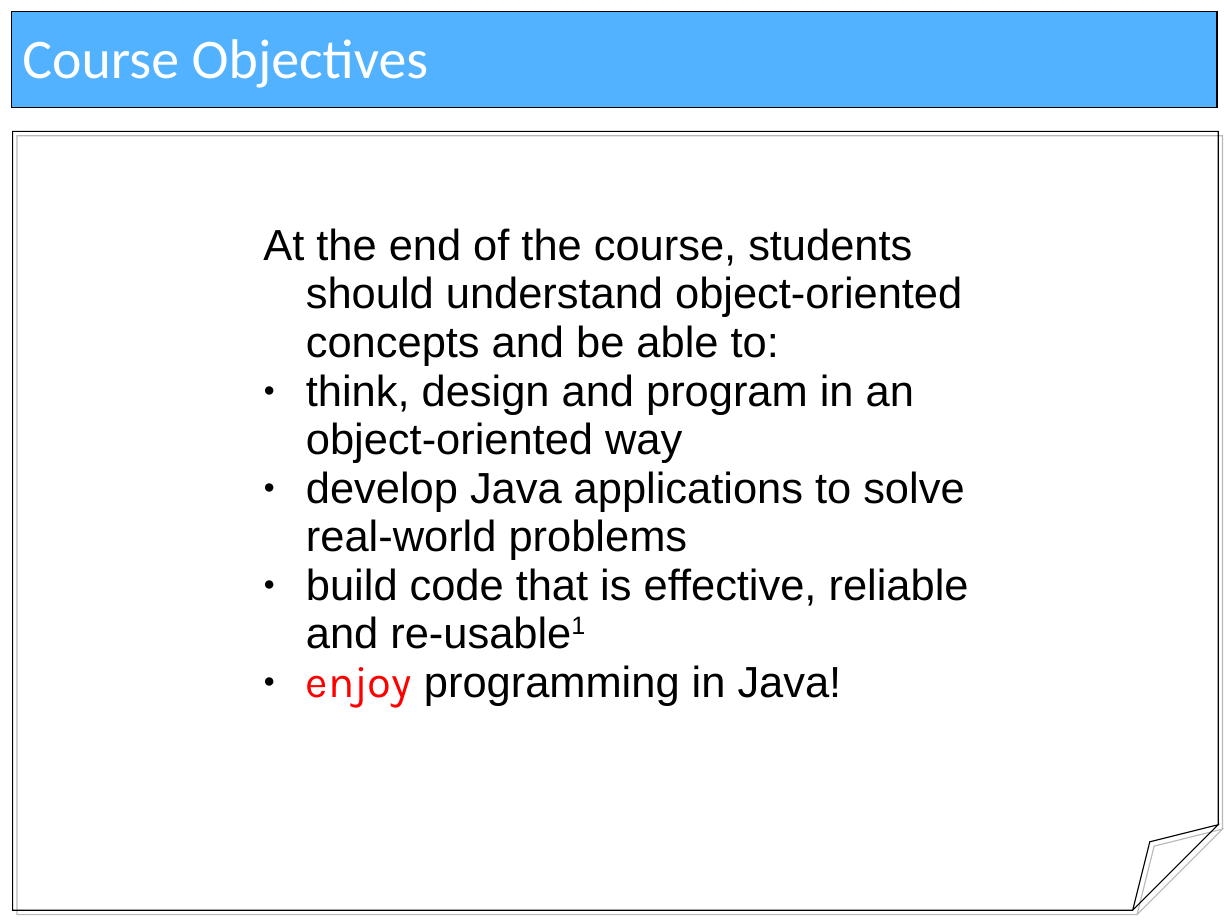
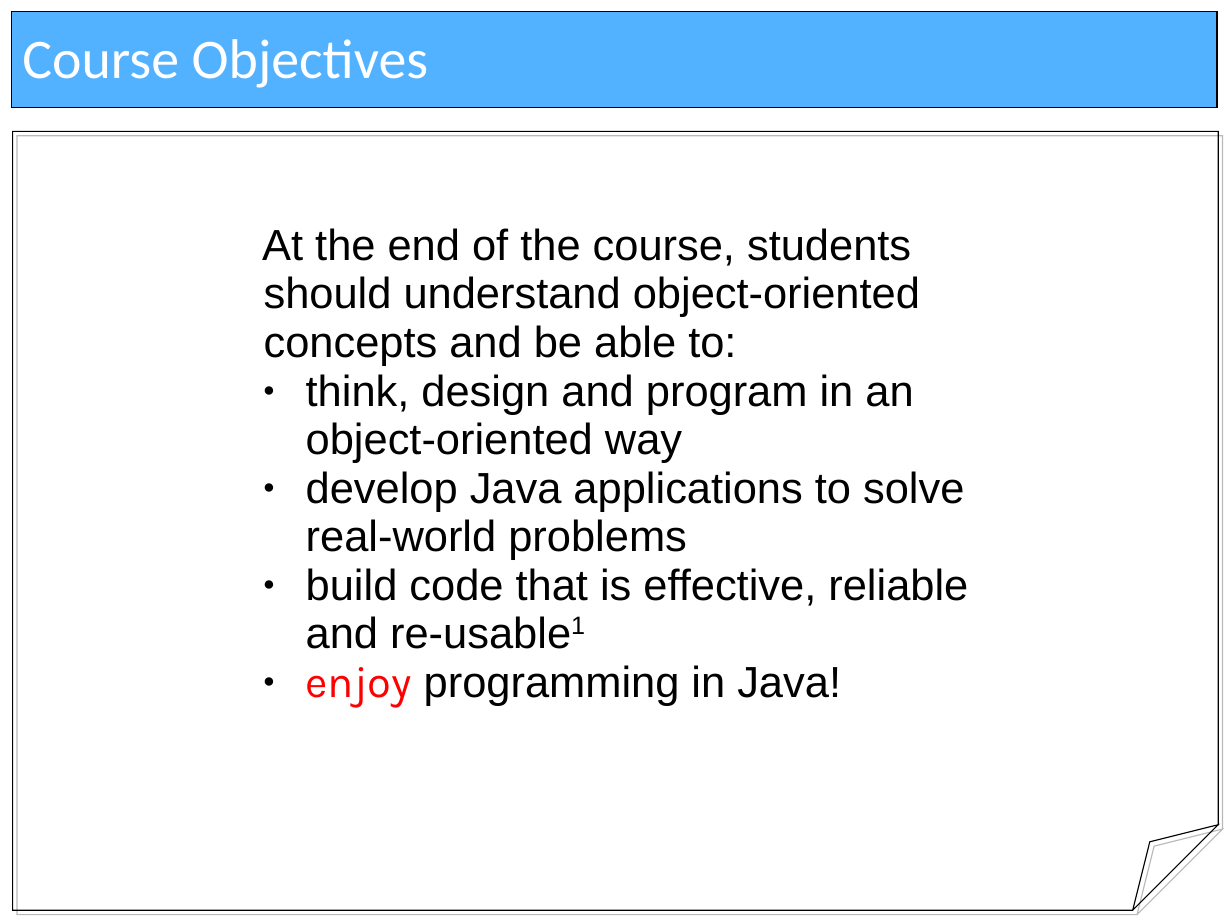
Before and after one commit to jdenny/Jarden, a slide deck: slide 3 of JavaCourse/docs/slides/JavaIntroduction.ppt. Drawn at 1232x924 pixels with LibreOffice and Linux fonts; fonts in the diff are those of the drawing. Boxes give left, top, right and bottom in pixels: in the first picture for what was removed or moved away, otherwise in the second. Text is boxed around its words. In the diff, an @@ line names an element or a change of style, - is before the commit and + after.

Commit message:
First commit of JavaCourse

```diff
--- a/JavaCourse/docs/slides/JavaIntroduction.ppt
+++ b/JavaCourse/docs/slides/JavaIntroduction.ppt
@@ text "At the end of the ..." at box(262, 228, 968, 708): indent changed @@
```
Also in this commit, not shown: 1 other slide changed, 30 other files.
